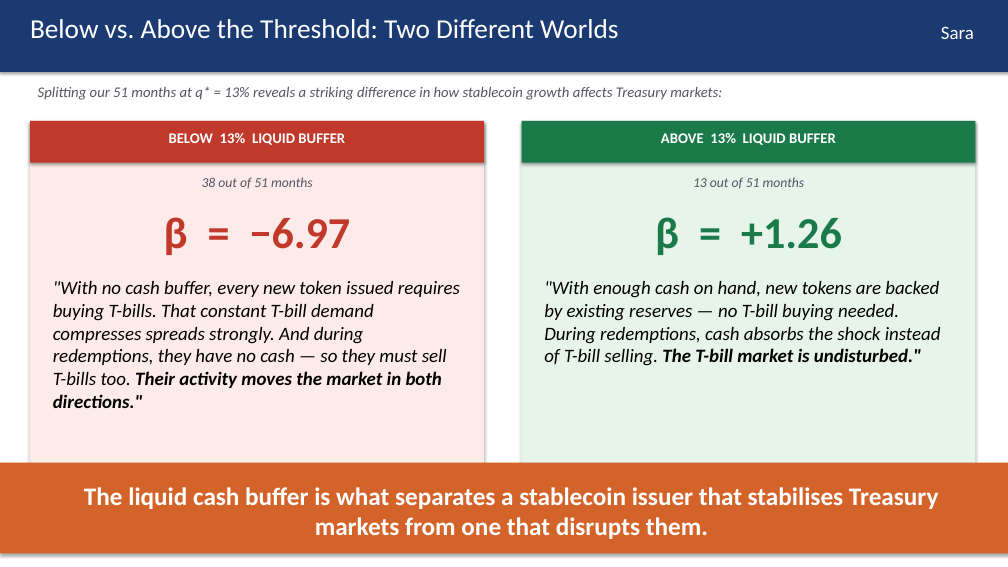
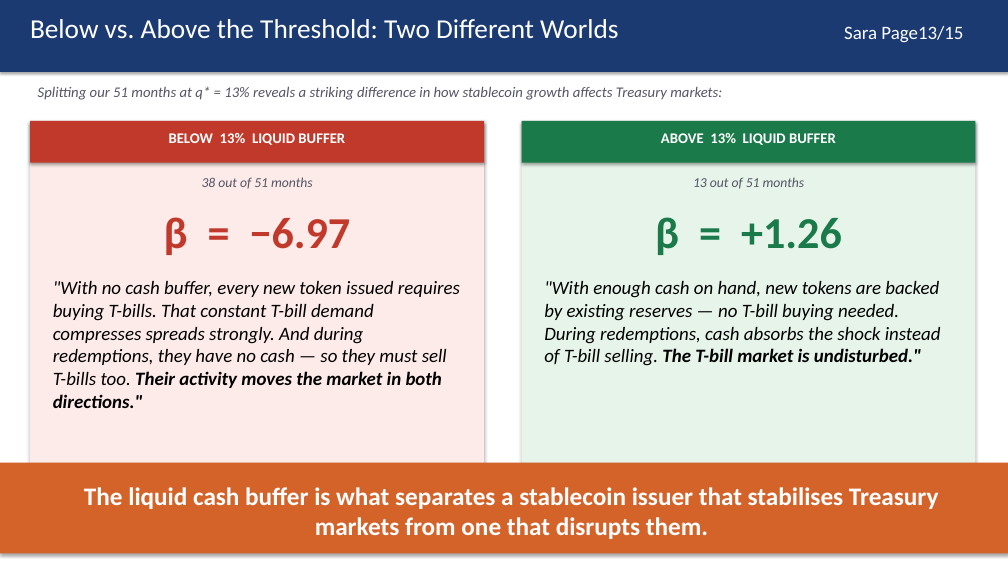
Before and after one commit to kimmireu0921/Stablecoins-and-the-Exorbitant-Privilege, a slide deck: slide 13 of FINAL_0512_Stablecoin_Exorbitant_Privilege.pptx. Drawn at 1008x567 pixels with LibreOffice and Linux fonts; fonts in the diff are those of the drawing. Boxes give left, top, right and bottom in pixels: in the first picture for what was removed or moved away, otherwise in the second. Text is boxed around its words. In the diff, an @@ line names an element or a change of style, - is before the commit and + after.

```diff
--- a/FINAL_0512_Stablecoin_Exorbitant_Privilege.pptx
+++ b/FINAL_0512_Stablecoin_Exorbitant_Privilege.pptx
@@ text at (844,26,963,43): text changed @@
-Sara
+Sara Page13/15
```
Also in this commit, not shown: 12 other slides changed.
